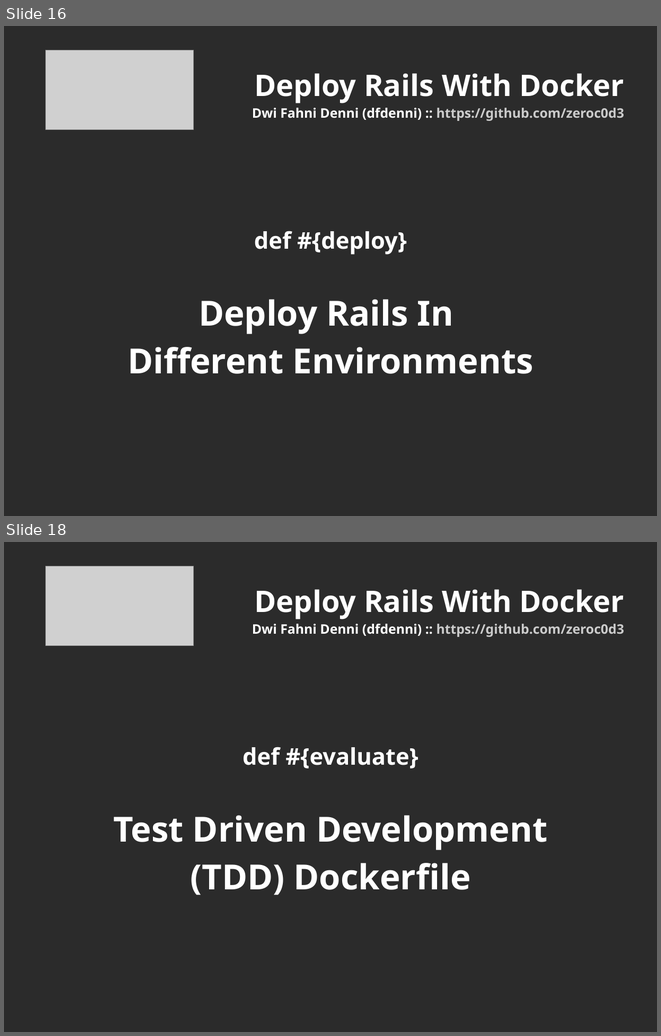
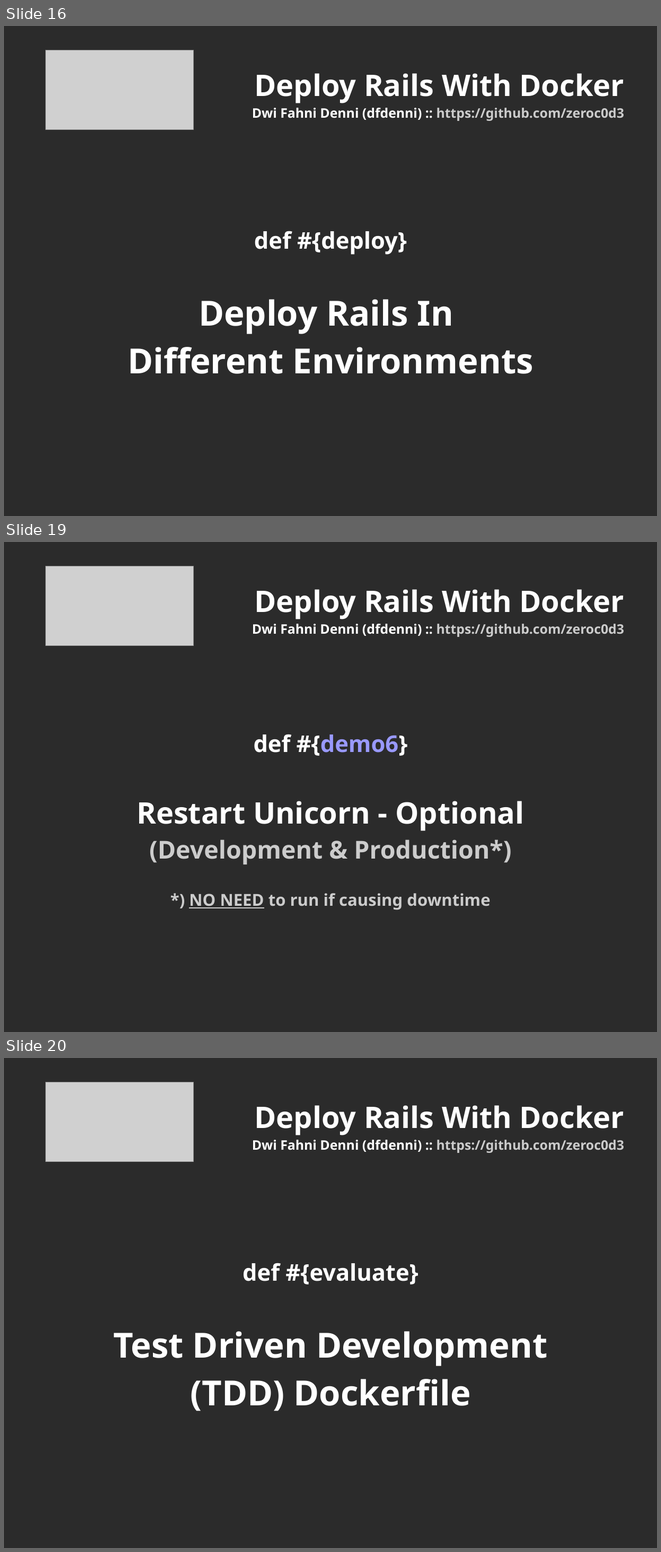
Before and after one commit to zeroc0d3/id-ruby-docker-rails, a slide deck: docs/docker_rails.odp. Shown one above the other, each under a label of ours: slides 16 and 18 before the commit, slides 16, 19 and 20 after it; the slides between them are not shown. The pictures are 661x1036 and 661x1552 pixels, drawn with LibreOffice and Linux fonts; fonts in the diff are those of the drawing; grey boxes stand for pictures; background and template pictures are left out; a plain dark background stands for a picture behind light text. Boxes give left, top, right and bottom in pixels: in the first picture for what was removed or moved away, otherwise in the second. Text is boxed around its words. In the diff, an @@ line names an element or a change of style, - is before the commit and + after.

```diff
--- a/docs/docker_rails.odp
+++ b/docs/docker_rails.odp
@@ slide 19 added at box(4, 542, 657, 1032), background picture (left out) @@
@@ picture added at box(45, 566, 194, 646) @@
@@ title added at box(252, 589, 625, 637), 16 pt, text #FFFFFF, bold @@
+Deploy Rails With Docker
+Dwi Fahni Denni (dfdenni) :: https://github.com/zeroc0d3
@@ subtitle added at box(136, 734, 524, 910), 20 pt, text #CCCCCC, bold @@
+def #{demo6}
+Restart Unicorn - Optional
+(Development & Production*)
+*) NO NEED to run if causing downtime
@@ what was slide 18 is now slide 20 @@
```
Also in this commit, not shown: 9 slides changed, 2 other slides added, 1 other file.
